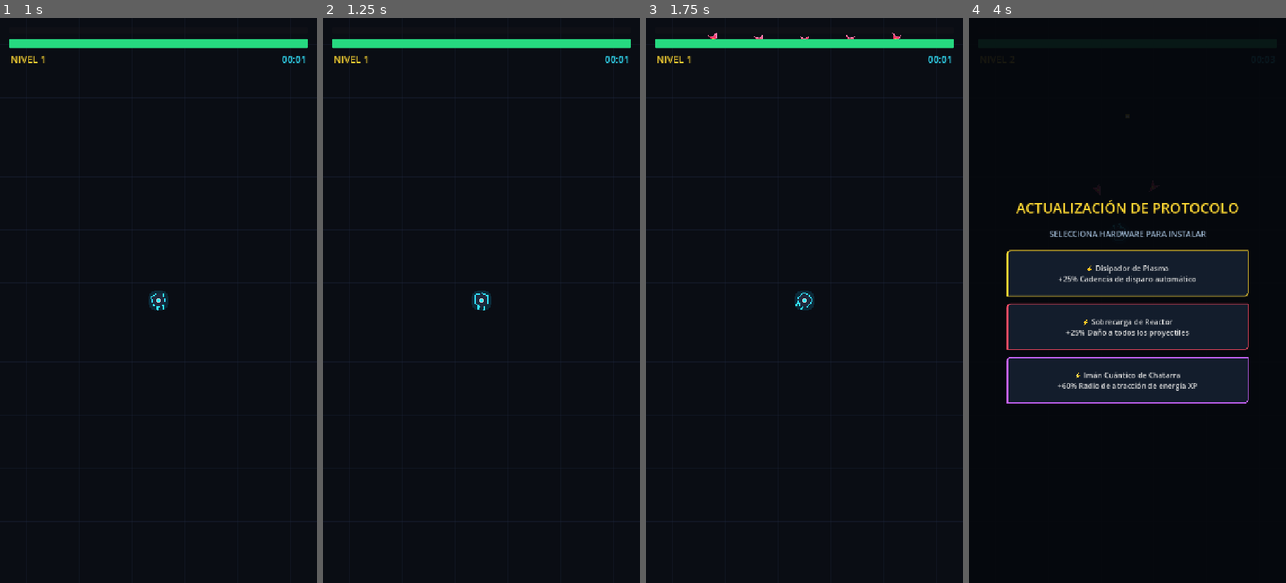
Above: before the commit, frames 1-4 (left to right).
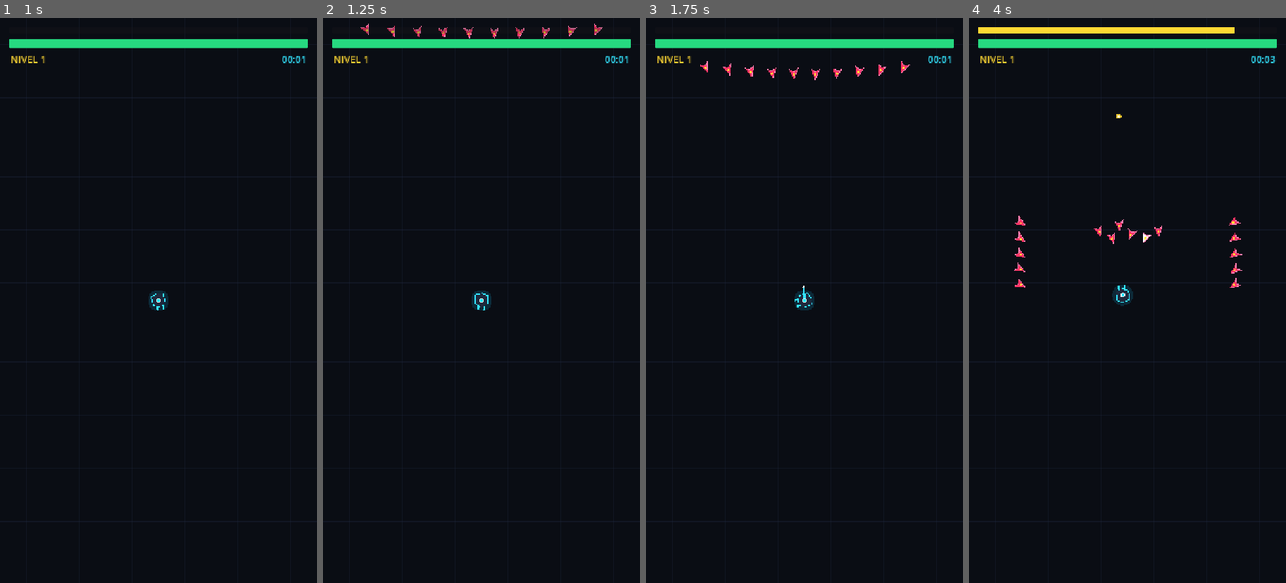
Above: after the commit, the same moments.

Repository: jonathanduranr/mecha-protocol
Game: Godot game, scene res://scenes/main.tscn
Two runs of this game, one before a commit and one after it. Both use one fixed random seed, a clock stepped at 60 frames per second and the inputs below.
Inputs:
- Up to frame 1 (1 s): no input
- Up to frame 2 (1.25 s): no input
- Up to frame 3 (1.75 s): no input
- Up to frame 4 (4 s): no input

Frame 1 is identical in both runs. In frame 2, 0.2% of the frame differs, in the area x 11-89%, y 1-4%; in frame 3, 0.3%; in frame 4, 7.3%, in the area x 2-98%, y 1-90%.

Commit message:
feat: double enemy spawn density and tighten horde intervals

Diff:
--- a/scripts/mecha.gd
+++ b/scripts/mecha.gd
@@ -14,7 +14,7 @@
 
 var current_health: float
 var current_xp: int = 0
-var xp_needed: int = 20
+var xp_needed: int = 35
 var level: int = 1
 
 var shoot_timer: float = 0.0
@@ -228,12 +228,12 @@
 
 func calculate_xp_needed(lvl: int) -> int:
 	if lvl <= 4:
-		return 20 + (lvl * 15)
+		return 35 + (lvl * 25)
 	elif lvl <= 12:
-		return 80 + (lvl * 35)
+		return 140 + (lvl * 50)
 	else:
-		var bonus := pow(float(lvl - 10), 1.7) * 14.0
-		return int(250 + (lvl * 50) + bonus)
+		var bonus := pow(float(lvl - 10), 1.7) * 20.0
+		return int(380 + (lvl * 75) + bonus)
 
 func take_damage(amount: float) -> void:
 	if damage_cooldown > 0:
--- a/scripts/spawner.gd
+++ b/scripts/spawner.gd
@@ -3,8 +3,8 @@
 @export var mecha: Node2D
 
 var elapsed_time: float = 0.0
-var squad_timer: float = 1.2
-var next_swarm_time: float = 50.0
+var squad_timer: float = 0.8
+var next_swarm_time: float = 40.0
 
 var boss_spawned_3m: bool = false
 var boss_spawned_6m: bool = false
@@ -16,29 +16,29 @@
 	elapsed_time += delta
 	squad_timer -= delta
 
-	# Eventos de Enjambres Periódicos (Cada ~50s)
+	# Eventos de Enjambres Periódicos (Cada ~40s)
 	if elapsed_time >= next_swarm_time:
 		trigger_swarm_event()
-		next_swarm_time = elapsed_time + randf_range(48.0, 58.0)
+		next_swarm_time = elapsed_time + randf_range(38.0, 46.0)
 
 	# Eventos de Jefes por tiempo
 	if elapsed_time >= 180.0 and not boss_spawned_3m:
 		boss_spawned_3m = true
 		if hud and hud.has_method("show_alert"):
 			hud.show_alert("⚠️ ¡COLOSO CENTINELA DETECTADO! ⚠️")
-		spawn_boss_with_escort(2200.0)
+		spawn_boss_with_escort(2500.0)
 
 	if elapsed_time >= 360.0 and not boss_spawned_6m:
 		boss_spawned_6m = true
 		if hud and hud.has_method("show_alert"):
 			hud.show_alert("⚠️ ¡TITÁN DE ASALTO MK-II DETECTADO! ⚠️")
-		spawn_boss_with_escort(4800.0)
-
-	# Spawner de Escuadrones Tácticos por Intervalos con Respiro
+		spawn_boss_with_escort(5200.0)
+
+	# Spawner de Escuadrones Tácticos por Intervalos (Frecuencia duplicada)
 	if squad_timer <= 0:
 		spawn_tactical_squad()
-		# Pausa táctica entre escuadrones (se reduce gradualmente con el tiempo)
-		var pause: float = max(2.2, 4.0 - (elapsed_time * 0.008))
+		# Pausa táctica entre escuadrones más ágil y tensa
+		var pause: float = max(1.2, 2.2 - (elapsed_time * 0.005))
 		squad_timer = pause
 
 ## Selecciona y despliega una formación táctica según el minuto de juego
@@ -55,37 +55,41 @@
 	var swarm_hp: float = 60.0 + (elapsed_time * 0.35)
 	var shooter_hp: float = 90.0 + (elapsed_time * 0.5)
 
-	# FASE 1 (0 a 1 min): Principalmente escuadrones en V y Muros de Scouts
+	# FASE 1 (0 a 1 min): Cantidad duplicada de Scouts (V, Muro y Pinza)
 	if elapsed_time < 60.0:
-		if randf() < 0.6:
-			spawn_v_formation("scout", 5, scout_hp)
-		else:
-			spawn_sweep_wall("scout", 5, scout_hp)
-
-	# FASE 2 (1 a 2.5 min): Pinzas laterales, Escuadrones con Tanque y Shooters
+		match formation_type:
+			0, 1:
+				spawn_v_formation("scout", 10, scout_hp)
+			2:
+				spawn_sweep_wall("scout", 10, scout_hp)
+			3:
+				spawn_pincer_formation("scout", 10, scout_hp)
+
+	# FASE 2 (1 a 2.5 min): Pinzas masivas, Escoltas pesadas dobles y Shooters
 	elif elapsed_time < 150.0:
 		match formation_type:
 			0:
-				spawn_v_formation("scout", 7, scout_hp)
+				spawn_v_formation("scout", 14, scout_hp)
 			1:
-				spawn_pincer_formation("scout", 6, scout_hp)
+				spawn_pincer_formation("scout", 12, scout_hp)
 			2:
 				spawn_escort_squad(tank_hp, scout_hp)
 			3:
 				spawn_shooter_patrol(shooter_hp, scout_hp)
 
-	# FASE 3 (2.5 min en adelante): Asaltos combinados de alta presión
+	# FASE 3 (2.5 min en adelante): Asaltos combinados de alta presión masivos
 	else:
 		match formation_type:
 			0:
 				# Escuadrón V de avispas rápidas
-				spawn_v_formation("swarm", 7, swarm_hp)
+				spawn_v_formation("swarm", 14, swarm_hp)
 			1:
-				# Pinza pesada (Tanque + Shooters)
-				spawn_pincer_formation("shooter", 4, shooter_hp)
-				spawn_pincer_formation("scout", 6, scout_hp)
+				# Pinza pesada (Tanque + Shooters + Scouts)
+				spawn_pincer_formation("shooter", 8, shooter_hp)
+				spawn_pincer_formation("scout", 12, scout_hp)
 			2:
-				spawn_sweep_wall("scout", 7, scout_hp)
+				spawn_sweep_wall("scout", 14, scout_hp)
+				spawn_specific_enemy("tank", tank_hp)
 				spawn_specific_enemy("tank", tank_hp)
 			3:
 				spawn_escort_squad(tank_hp, swarm_hp)
@@ -150,7 +154,7 @@
 		var x_pos: float = step * float(i + 1)
 		spawn_drone_at_pos(Vector2(x_pos, y_pos), type_name, hp)
 
-## 4. Patrulla con Escolta (1 Tanque blindado + escolta)
+## 4. Patrulla con Escolta (2 Tanques blindados en convoy + 8 escoltas)
 func spawn_escort_squad(tank_hp: float, escort_hp: float) -> void:
 	var v_size := get_viewport_rect().size
 	var edge := randi() % 4
@@ -162,35 +166,39 @@
 		2: base_pos = Vector2(-60.0, v_size.y * 0.5)
 		3: base_pos = Vector2(v_size.x + 60.0, v_size.y * 0.5)
 
-	# Tanque en el centro
-	spawn_drone_at_pos(base_pos, "tank", tank_hp)
-	# 4 escoltas rodeando al tanque
-	spawn_drone_at_pos(base_pos + Vector2(35, 35), "scout", escort_hp)
-	spawn_drone_at_pos(base_pos + Vector2(-35, 35), "scout", escort_hp)
-	spawn_drone_at_pos(base_pos + Vector2(35, -35), "scout", escort_hp)
-	spawn_drone_at_pos(base_pos + Vector2(-35, -35), "scout", escort_hp)
-
-## 5. Patrulla de Francotiradores a distancia
+	# 2 Tanques en convoy
+	spawn_drone_at_pos(base_pos + Vector2(-35, 0), "tank", tank_hp)
+	spawn_drone_at_pos(base_pos + Vector2(35, 0), "tank", tank_hp)
+
+	# 8 escoltas rodeando al convoy en círculo
+	for i in range(8):
+		var angle := i * (TAU / 8.0)
+		spawn_drone_at_pos(base_pos + Vector2(cos(angle), sin(angle)) * 68.0, "scout", escort_hp)
+
+## 5. Patrulla de Francotiradores a distancia (4 Shooters + 6 Scouts escudo)
 func spawn_shooter_patrol(shooter_hp: float, guard_hp: float) -> void:
 	var v_size := get_viewport_rect().size
-	var x_pos := 60.0 if randf() < 0.5 else v_size.x - 60.0
-	# 2 Tiradores entrando juntos
-	spawn_drone_at_pos(Vector2(x_pos, -50.0), "shooter", shooter_hp)
-	spawn_drone_at_pos(Vector2(x_pos + (30.0 if x_pos < 200 else -30.0), -90.0), "shooter", shooter_hp)
-	# 2 Scouts delante de escudo
-	spawn_drone_at_pos(Vector2(x_pos, -20.0), "scout", guard_hp)
+	var x_pos := 75.0 if randf() < 0.5 else v_size.x - 75.0
+	# 4 Tiradores escalonados
+	spawn_drone_at_pos(Vector2(x_pos - 35, -50.0), "shooter", shooter_hp)
+	spawn_drone_at_pos(Vector2(x_pos + 35, -50.0), "shooter", shooter_hp)
+	spawn_drone_at_pos(Vector2(x_pos - 35, -95.0), "shooter", shooter_hp)
+	spawn_drone_at_pos(Vector2(x_pos + 35, -95.0), "shooter", shooter_hp)
+	# Escuadrón de 6 Scouts frontales como escudo
+	for i in range(6):
+		spawn_drone_at_pos(Vector2(x_pos - 75 + (i * 30), -20.0), "scout", guard_hp)
 
 ## Jefe Titán con escolta de honor
 func spawn_boss_with_escort(boss_hp: float) -> void:
 	var v_size := get_viewport_rect().size
 	var spawn_pos := Vector2(v_size.x * 0.5, -80.0)
 	spawn_drone_at_pos(spawn_pos, "boss", boss_hp)
-	# Escuadra de 4 scouts de escolta
-	for i in range(4):
-		var angle := i * (TAU / 4.0)
-		spawn_drone_at_pos(spawn_pos + Vector2(cos(angle), sin(angle)) * 60.0, "scout", 80.0)
-
-## Evento Masivo de Enjambre (Cada ~50s)
+	# Escuadra de 8 scouts de escolta
+	for i in range(8):
+		var angle := i * (TAU / 8.0)
+		spawn_drone_at_pos(spawn_pos + Vector2(cos(angle), sin(angle)) * 75.0, "scout", 90.0)
+
+## Evento Masivo de Enjambre (Cada ~40s)
 func trigger_swarm_event() -> void:
 	if not is_instance_valid(mecha):
 		return
@@ -199,11 +207,11 @@
 	if is_ring:
 		if hud and hud.has_method("show_alert"):
 			hud.show_alert("⚠️ ¡ANILLO DE ASALTO ENTRANTE! ⚠️")
-		spawn_circle_swarm(28, "scout" if elapsed_time < 100.0 else "swarm")
+		spawn_circle_swarm(48, "scout" if elapsed_time < 100.0 else "swarm")
 	else:
 		if hud and hud.has_method("show_alert"):
 			hud.show_alert("⚠️ ¡ENJAMBRE HOSTIL MASIVO! ⚠️")
-		spawn_flank_stampede(30, "swarm" if elapsed_time > 70.0 else "scout")
+		spawn_flank_stampede(52, "swarm" if elapsed_time > 70.0 else "scout")
 
 func spawn_circle_swarm(count: int, enemy_type: String) -> void:
 	var radius: float = 460.0
Not shown, changed: builds/web/index.html
Not shown, changed: builds/web/index.pck
